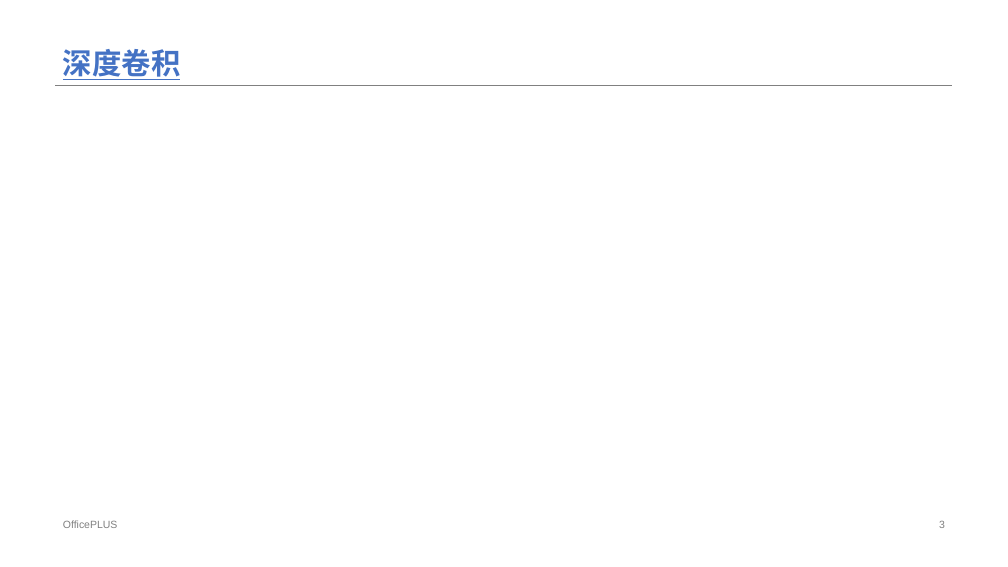
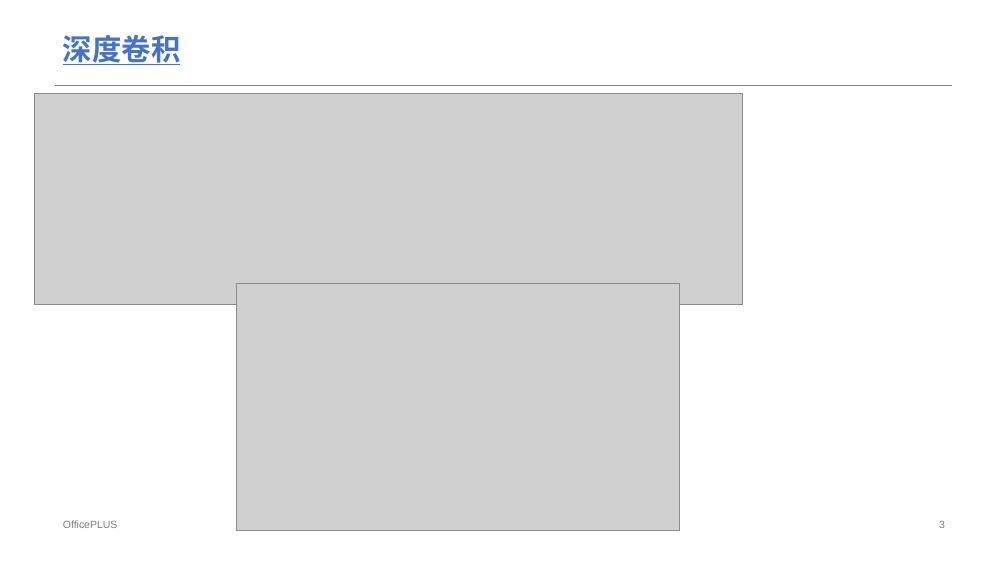
Before and after one commit to dundundundun5/python, a slide deck: slide 3 of literature_notes/ELK_HAR.pptx. Drawn at 1008x567 pixels with LibreOffice and Linux fonts; fonts in the diff are those of the drawing; grey boxes stand for pictures. Boxes give left, top, right and bottom in pixels: in the first picture for what was removed or moved away, otherwise in the second. Text is boxed around its words. In the diff, an @@ line names an element or a change of style, - is before the commit and + after.

```diff
--- a/literature_notes/ELK_HAR.pptx
+++ b/literature_notes/ELK_HAR.pptx
@@ title "深度卷积": place and size @@
-title "深度卷积" at box(63, 49, 180, 80)
+title "深度卷积" at box(63, 35, 180, 65)
@@ picture added at box(35, 93, 743, 304) @@
@@ picture added at box(237, 284, 680, 531) @@
```
Also in this commit, not shown: 2 other slides changed.
